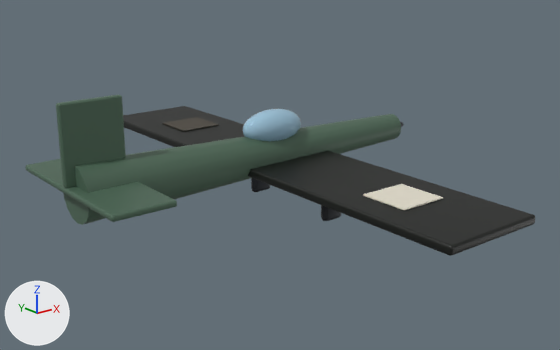
The glTF model public/yw9-ice/plane.glb as it was, and as the next commit left it.
Camera for both pictures: a 50 mm lens placed at (-9.27, -12.35, 5.69), pointed at (0.29, -0.39, 0.91). Lighting does not change. The marker at lower left points along +X, +Y and +Z. The first picture is the older version. Vertices at exactly the same position are counted once.

Names of what the first picture shows: 'anim-fighter-canopy', 'anim-fighter-fin', 'anim-fighter-fus', 'anim-fighter-roundel0', 'anim-fighter-roundel1', 'anim-fighter-tail', 'anim-fighter-wing' and 2 more.
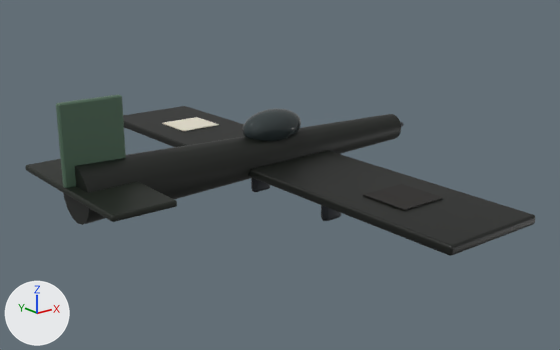
The change in detail:
me_anim_fighter_fus_001 has 32 vertices, 60 faces and spans x -4.0..4.0, y -0.55..0.55, z -0.55..0.55.
me_anim_fighter_fus_001 is used by ob_anim_fighter_fus; location (0.0, 0.0, 1.3).
me_anim_fighter_fus_001 part 1: 60 faces centred in x -4.0..4.0, y -0.52..0.52, z -0.52..0.52 are repainted in the vertex colours; the middle colour goes from white #f5f6f7 to dark grey #3c3833.
me_anim_fighter_tail_001 has 56 vertices, 108 faces and spans x -0.6..0.6, y -1.8..1.8, z -0.06..0.06.
me_anim_fighter_tail_001 is used by ob_anim_fighter_tail; location (-3.6, 0.0, 1.4).
me_anim_fighter_tail_001 part 2: 108 faces centred in x -0.6..0.6, y -1.8..1.8, z -0.06..0.06 are repainted in the vertex colours; the middle colour goes from white #f5f6f8 to dark grey #524c46.
me_anim_fighter_canopy_001 has 266 vertices, 528 faces and spans x -0.72..0.72, y -0.36..0.36, z -0.36..0.36.
me_anim_fighter_canopy_001 is used by ob_anim_fighter_canopy; location (0.4, 0.0, 1.85).
me_anim_fighter_canopy_001 part 3: 528 kept faces spanning x -0.72..0.72, y -0.36..0.36, z -0.36..0.36 get new vertex colours; the middle colour goes from white #f9f9fa to dark grey #554f48.
me_anim_fighter_roundel0_001 has 8 vertices, 12 faces and spans x -0.5..0.5, y -0.5..0.5, z -0.01..0.01.
me_anim_fighter_roundel0_001 is used by ob_anim_fighter_roundel0; location (0.6, 3.5, 1.21).
me_anim_fighter_roundel0_001 part 4: 12 faces centred in x -0.5..0.5, y -0.5..0.5, z -0.01..0.01 are repainted in the vertex colours; the middle colour goes from dark grey #4d4842 to white #fefefe.
me_anim_fighter_roundel1_001 has 8 vertices, 12 faces and spans x -0.5..0.5, y -0.5..0.5, z -0.01..0.01.
me_anim_fighter_roundel1_001 is used by ob_anim_fighter_roundel1; location (0.6, -3.5, 1.21).
me_anim_fighter_roundel1_001 part 5: 12 faces centred in x -0.5..0.5, y -0.5..0.5, z -0.01..0.01 are repainted in the vertex colours; the middle colour goes from white #fbfbfc to black #1c1917.

What differs and where, as boxes (x1, y1, x2, y2) in the pictures (560 x 350 px):
part 1 of me_anim_fighter_fus_001, recoloured (darker)
    both: (63, 114, 401, 225)
part 2 of me_anim_fighter_tail_001, recoloured (darker)
    both: (25, 159, 177, 222)
part 3 of me_anim_fighter_canopy_001, recoloured (darker)
    both: (243, 109, 301, 141)
part 4 of me_anim_fighter_roundel0_001, recoloured (dark grey to white)
    both: (162, 117, 219, 131)
part 5 of me_anim_fighter_roundel1_001, recoloured (white to black)
    both: (363, 184, 443, 211)
